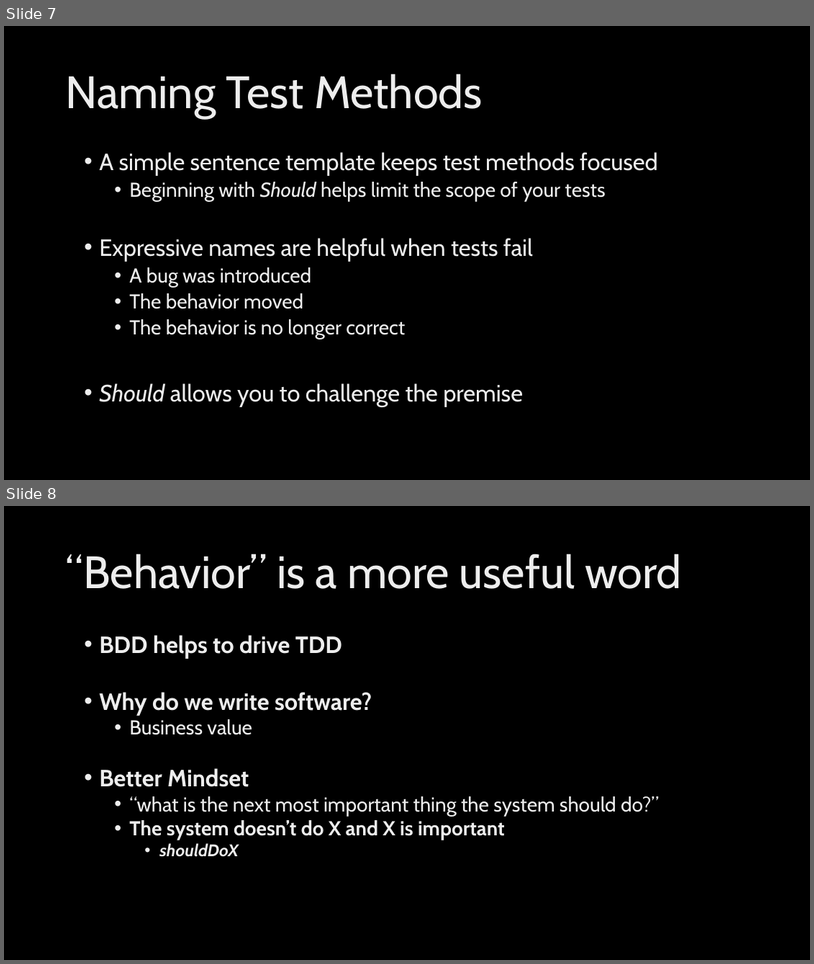
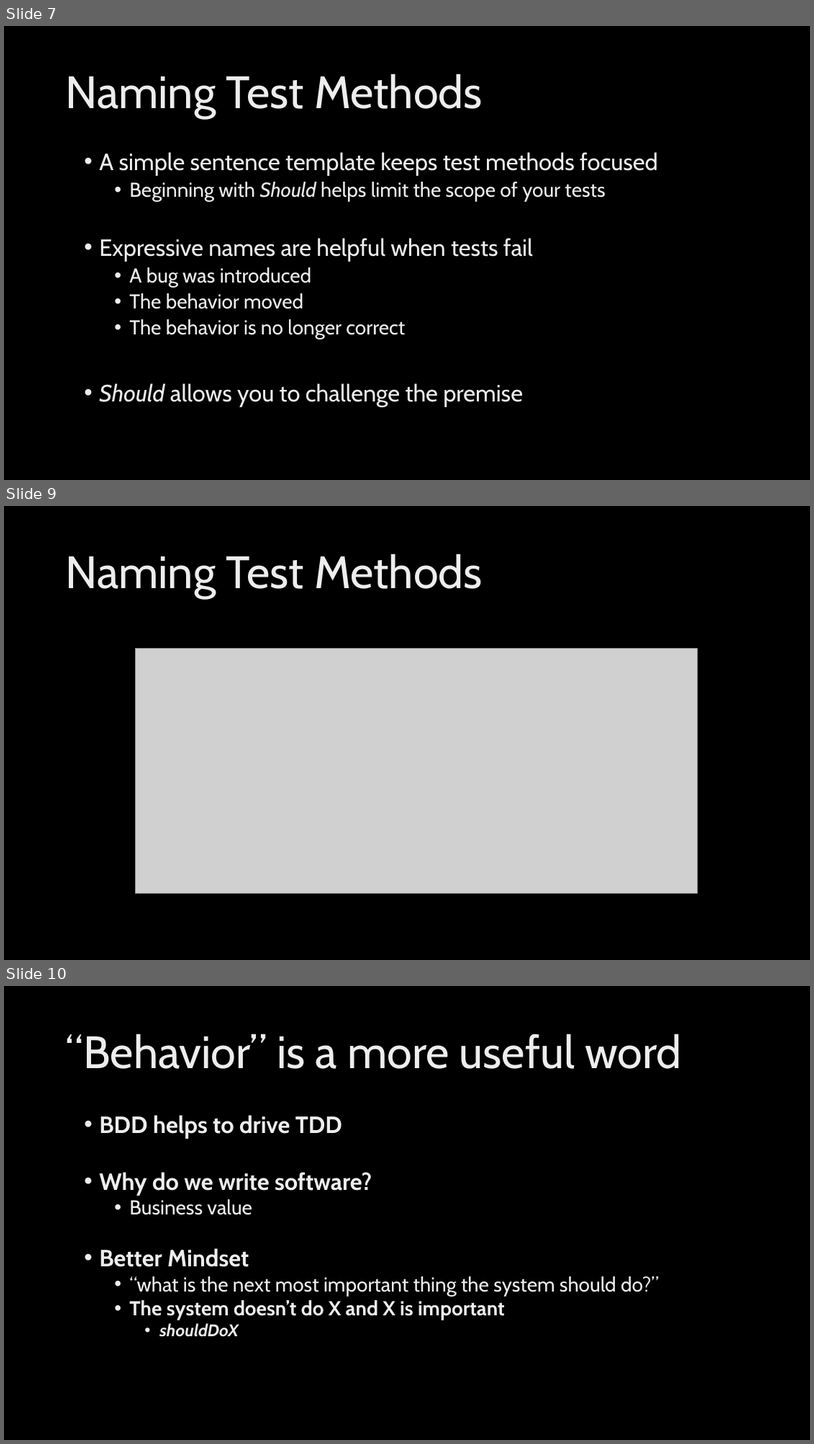
Before and after one commit to ingramam/BDD-lunch-and-learn, a slide deck: BDD.pptx. Shown one above the other, each under a label of ours: slides 7 and 8 before the commit, slides 7, 9 and 10 after it; the slides between them are not shown. The pictures are 814x964 and 814x1444 pixels, drawn with LibreOffice and Linux fonts; fonts in the diff are those of the drawing; grey boxes stand for pictures; background and template pictures are left out. Boxes give left, top, right and bottom in pixels: in the first picture for what was removed or moved away, otherwise in the second. Text is boxed around its words. In the diff, an @@ line names an element or a change of style, - is before the commit and + after.

Commit message:
Added slides for good and bad unit test names

```diff
--- a/BDD.pptx
+++ b/BDD.pptx
@@ slide 9 added at (x1=4, y1=506, x2=810, y2=960), background picture (left out) @@
@@ title added at (x1=65, y1=554, x2=483, y2=599), 54 pt, text gradient #BFBFBF to #EDEDED to #FFFFFF @@
+Naming Test Methods
@@ picture added at (x1=135, y1=648, x2=697, y2=893) @@
@@ what was slide 8 is now slide 10 @@
```
Also in this commit, not shown: 1 other slide added, 2 other files.
